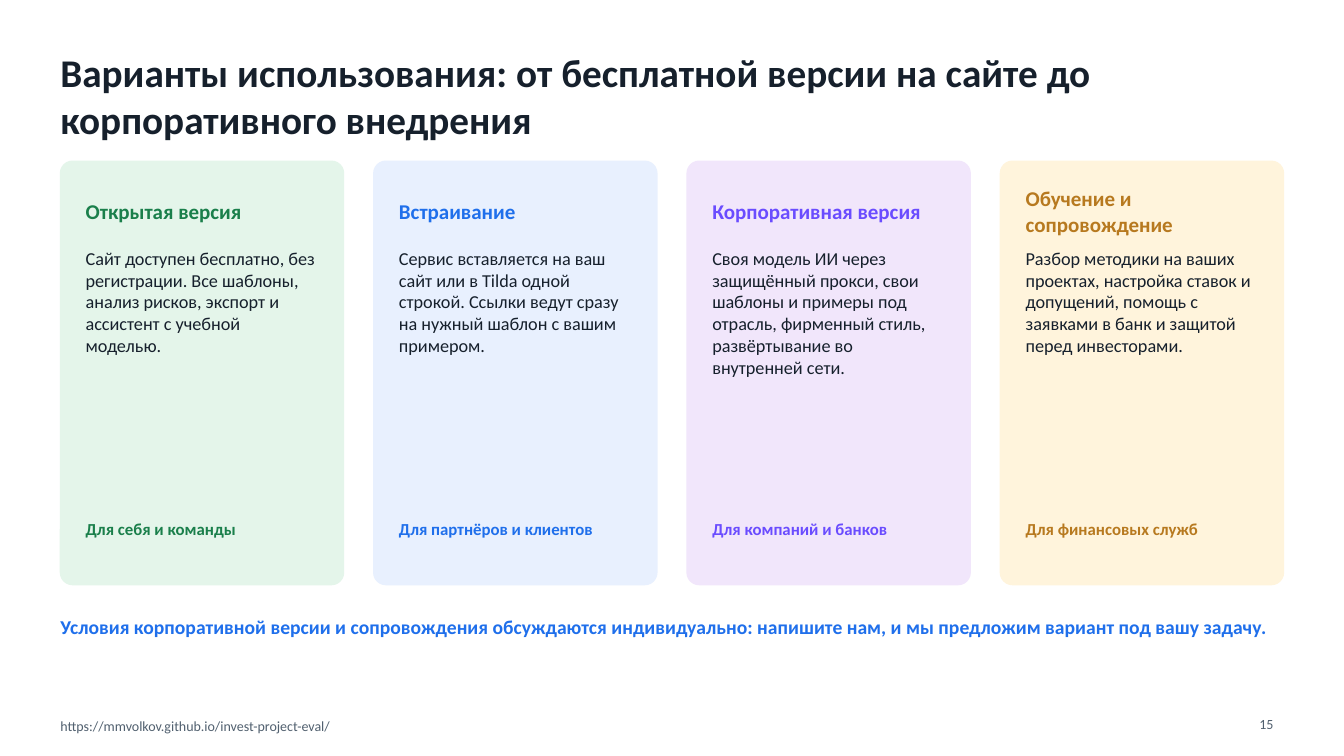
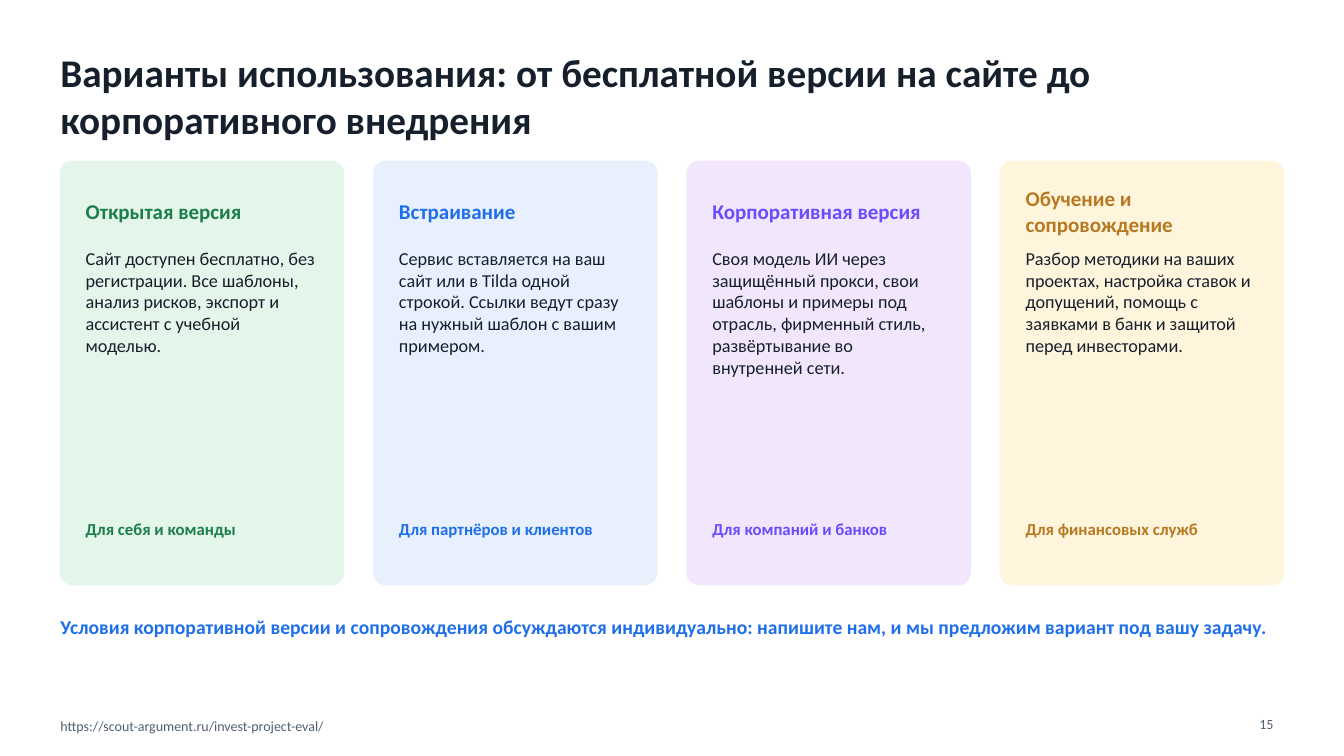
Before and after one commit to mmvolkov/invest-project-eval, a slide deck: slide 15 of docs/Презентация_сервиса.pptx. Drawn at 1344x756 pixels with LibreOffice and Linux fonts; fonts in the diff are those of the drawing. Boxes give left, top, right and bottom in pixels: in the first picture for what was removed or moved away, otherwise in the second. Text is boxed around its words. In the diff, an @@ line names an element or a change of style, - is before the commit and + after.

```diff
--- a/docs/Презентация_сервиса.pptx
+++ b/docs/Презентация_сервиса.pptx
@@ text at bbox=[60, 721, 323, 734]: text changed @@
-https://mmvolkov.github.io/invest-project-eval/
+https://scout-argument.ru/invest-project-eval/
```
Also in this commit, not shown: 15 other slides changed, 1 other file.
